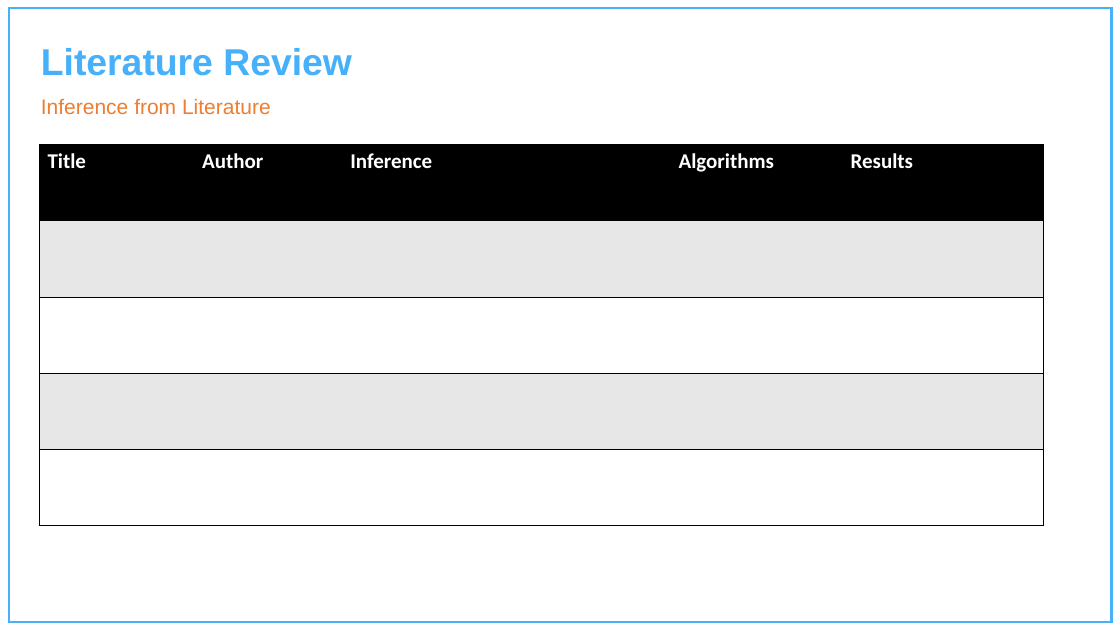
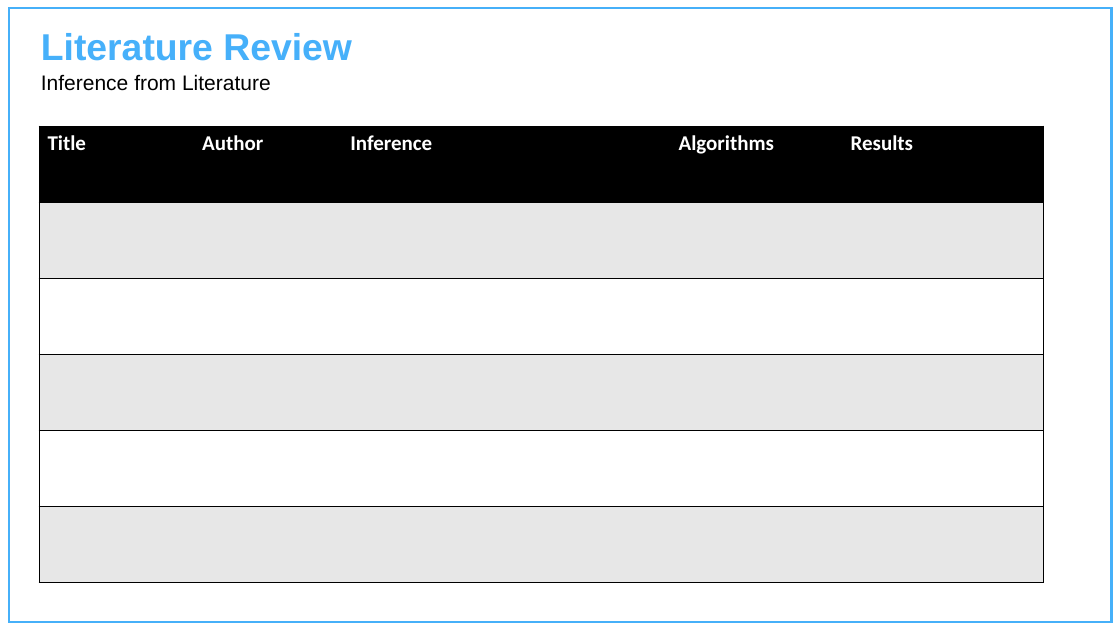
Before and after one commit to Charu-2718/PCause, a slide deck: slide 9 of Presentation.pptx. Drawn at 1120x630 pixels with LibreOffice and Linux fonts; fonts in the diff are those of the drawing; background and template pictures are left out. Boxes give left, top, right and bottom in pixels: in the first picture for what was removed or moved away, otherwise in the second. Text is boxed around its words. In the diff, an @@ line names an element or a change of style, - is before the commit and + after.

```diff
--- a/Presentation.pptx
+++ b/Presentation.pptx
@@ text "Literature Review": place and size @@
-text "Literature Review" at [41,48,352,76]
+text "Literature Review" at [41,33,352,61]
@@ text "Inference from Literature": place and size @@
-text "Inference from Literature" at [41,98,271,114]
+text "Inference from Literature" at [41,74,271,91]
@@ text "Inference from Literature" at [41,74,271,91]: text colour #ED7D31 to #000000 @@
@@ table at [39,126,1044,583] @@
+row 6:  |  |  |  | 
@@ table: place and size @@
-table at [39,145,1044,525]
+table at [39,126,1044,583]
```
Also in this commit, not shown: 2 other slides changed, 3 slides added, 1 other file.
